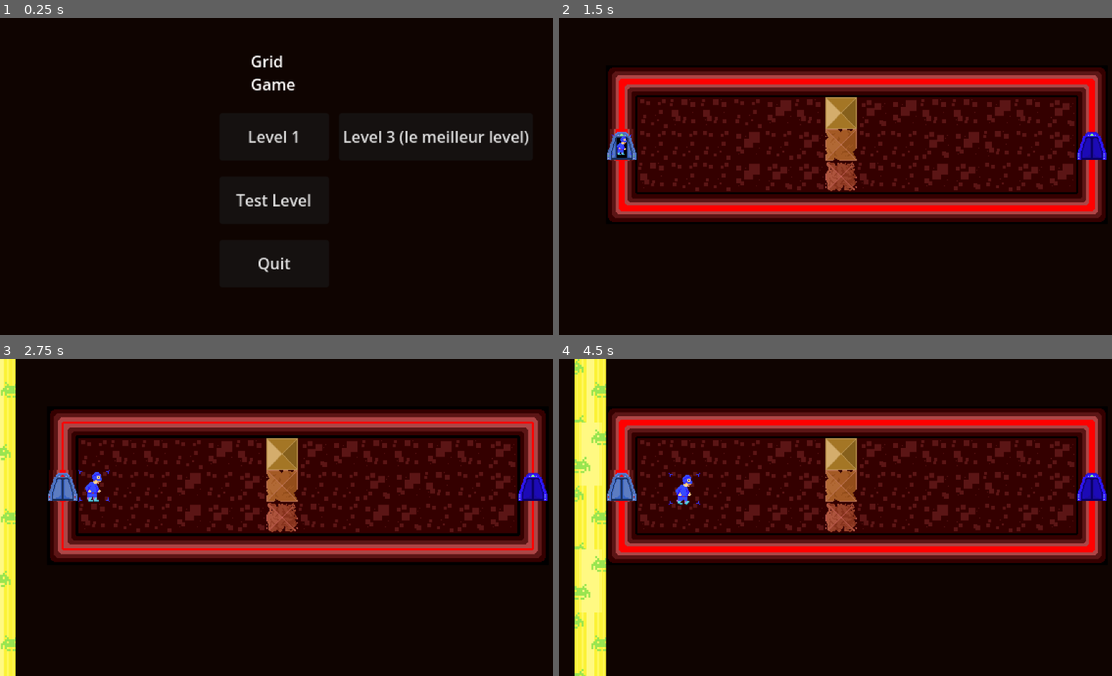
Above: before the commit, frames 1-4 (two rows, left to right).
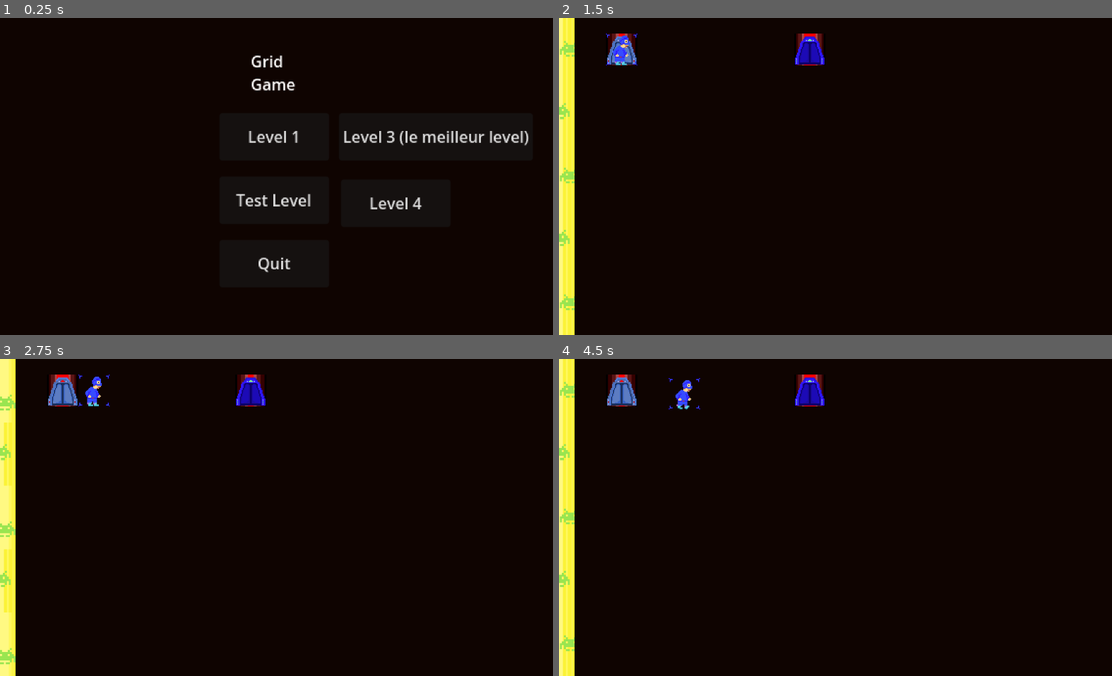
Above: after the commit, the same moments.

Repository: kwananak/GridGame
Game: Godot game, scene res://Scenes/Main.tscn
Same seed, same stepped clock (60 frames per second), same inputs: the game is played once before the commit and once after it.
Inputs (mouse positions are in pixels of both pictures, inside the frame that each line leads up to):
- Up to frame 1 (0.25 s): no input
- Up to frame 2 (1.5 s): click (957, 201) at 0.5 s, where only the run after the commit has a clickable "Level 4"; click (835, 135) at 1.25 s, where only the run before the commit has a clickable "Level 1"
- Up to frame 3 (2.75 s): tap Enter at 2 s; hold D (right) from 2.03 s (still down); tap Space at 2.27 s
- Up to frame 4 (4.5 s): release D (right) at 2.78 s; hold S (down) 2.78-3.53 s; tap Space at 3.02 s; hold D (right) 3.53-4.28 s; hold W (up) from 4.28 s (still down)

The runs differ from the first frame. In frame 1, 0.2% of the frame differs, in the area x 66-77%, y 56-61%; in frame 2, 46%; in frame 3, 43%; in frame 4, 52%, in the area x 0-100%, y 0-100%.

Commit message:
Level3 and 4
Testing to make level

Diff:
--- a/Scenes/Level3.tscn
+++ b/Scenes/Level3.tscn
@@ -1,13 +1,17 @@
-[gd_scene load_steps=9 format=3 uid="uid://buhrxtha4x4ha"]
+[gd_scene load_steps=13 format=3 uid="uid://buhrxtha4x4ha"]
 
 [ext_resource type="PackedScene" uid="uid://dhqr3k2csmslo" path="res://Scenes/Prefabs/level_manager.tscn" id="1_0oydm"]
 [ext_resource type="PackedScene" uid="uid://f6ans0klrpqi" path="res://Scenes/ui.tscn" id="2_gsm3g"]
 [ext_resource type="PackedScene" uid="uid://cucuq7j1dctnn" path="res://Scenes/Tiles/start_tile.tscn" id="3_f3vpw"]
+[ext_resource type="PackedScene" uid="uid://b0dhbkmn8vh3a" path="res://Scenes/Tiles/floor_tile.tscn" id="3_lg7ll"]
 [ext_resource type="PackedScene" uid="uid://cd0glhsrlf1wm" path="res://Scenes/Tiles/wall_tile.tscn" id="3_oajlt"]
 [ext_resource type="PackedScene" uid="uid://c63cfkhl1phmo" path="res://Scenes/Tiles/corner_wall_tile.tscn" id="4_i81rw"]
 [ext_resource type="PackedScene" uid="uid://cikyqgvo7hc8p" path="res://Scenes/Tiles/key_tile.tscn" id="4_vqewi"]
+[ext_resource type="PackedScene" uid="uid://b1a5i0fukoe5k" path="res://Scenes/Tiles/end_tile.tscn" id="4_ydh24"]
+[ext_resource type="PackedScene" uid="uid://c4u78iqhrfrx5" path="res://Scenes/Tiles/door_tile.tscn" id="5_31x2j"]
 [ext_resource type="PackedScene" uid="uid://cvjovpe2p6kot" path="res://Scenes/Prefabs/firewall.tscn" id="5_q6e16"]
 [ext_resource type="PackedScene" uid="uid://bjmgb6nib47p2" path="res://Scenes/Prefabs/player.tscn" id="6_dgy2p"]
+[ext_resource type="PackedScene" uid="uid://dqwkeaeqm4sj6" path="res://Scenes/Tiles/hardened_tile.tscn" id="9_ty7q2"]
 
 [node name="Level3" type="Node2D"]
 
@@ -21,14 +25,343 @@
 
 [node name="Floor" type="Node" parent="Environment"]
 
+[node name="FloorTile" parent="Environment/Floor" instance=ExtResource("3_lg7ll")]
+position = Vector2(128, 96)
+
+[node name="FloorTile2" parent="Environment/Floor" instance=ExtResource("3_lg7ll")]
+position = Vector2(160, 96)
+
+[node name="FloorTile3" parent="Environment/Floor" instance=ExtResource("3_lg7ll")]
+position = Vector2(192, 96)
+
+[node name="FloorTile4" parent="Environment/Floor" instance=ExtResource("3_lg7ll")]
+position = Vector2(256, 96)
+
+[node name="FloorTile5" parent="Environment/Floor" instance=ExtResource("3_lg7ll")]
+position = Vector2(224, 96)
+
+[node name="FloorTile6" parent="Environment/Floor" instance=ExtResource("3_lg7ll")]
+position = Vector2(128, 128)
+
+[node name="FloorTile7" parent="Environment/Floor" instance=ExtResource("3_lg7ll")]
+position = Vector2(160, 128)
+
+[node name="FloorTile8" parent="Environment/Floor" instance=ExtResource("3_lg7ll")]
+position = Vector2(192, 128)
+
+[node name="FloorTile9" parent="Environment/Floor" instance=ExtResource("3_lg7ll")]
+position = Vector2(256, 128)
+
+[node name="FloorTile10" parent="Environment/Floor" instance=ExtResource("3_lg7ll")]
+position = Vector2(224, 128)
+
+[node name="FloorTile11" parent="Environment/Floor" instance=ExtResource("3_lg7ll")]
+position = Vector2(128, 160)
+
+[node name="FloorTile12" parent="Environment/Floor" instance=ExtResource("3_lg7ll")]
+position = Vector2(160, 160)
+
+[node name="FloorTile13" parent="Environment/Floor" instance=ExtResource("3_lg7ll")]
+position = Vector2(192, 160)
+
+[node name="FloorTile14" parent="Environment/Floor" instance=ExtResource("3_lg7ll")]
+position = Vector2(256, 160)
+
+[node name="FloorTile15" parent="Environment/Floor" instance=ExtResource("3_lg7ll")]
+position = Vector2(224, 160)
+
+[node name="FloorTile16" parent="Environment/Floor" instance=ExtResource("3_lg7ll")]
+position = Vector2(128, 192)
+
+[node name="FloorTile17" parent="Environment/Floor" instance=ExtResource("3_lg7ll")]
+position = Vector2(160, 192)
+
+[node name="FloorTile18" parent="Environment/Floor" instance=ExtResource("3_lg7ll")]
+position = Vector2(192, 192)
+
+[node name="FloorTile19" parent="Environment/Floor" instance=ExtResource("3_lg7ll")]
+position = Vector2(256, 192)
+
+[node name="FloorTile20" parent="Environment/Floor" instance=ExtResource("3_lg7ll")]
+position = Vector2(224, 192)
+
+[node name="FloorTile21" parent="Environment/Floor" instance=ExtResource("3_lg7ll")]
+position = Vector2(128, 224)
+
+[node name="FloorTile22" parent="Environment/Floor" instance=ExtResource("3_lg7ll")]
+position = Vector2(160, 224)
+
+[node name="FloorTile23" parent="Environment/Floor" instance=ExtResource("3_lg7ll")]
+position = Vector2(192, 224)
+
+[node name="FloorTile24" parent="Environment/Floor" instance=ExtResource("3_lg7ll")]
+position = Vector2(256, 224)
+
+[node name="FloorTile25" parent="Environment/Floor" instance=ExtResource("3_lg7ll")]
+position = Vector2(224, 224)
+
+[node name="FloorTile26" parent="Environment/Floor" instance=ExtResource("3_lg7ll")]
+position = Vector2(288, 160)
+
+[node name="FloorTile27" parent="Environment/Floor" instance=ExtResource("3_lg7ll")]
+position = Vector2(320, 160)
+
+[node name="FloorTile28" parent="Environment/Floor" instance=ExtResource("3_lg7ll")]
+position = Vector2(352, 160)
+
+[node name="FloorTile29" parent="Environment/Floor" instance=ExtResource("3_lg7ll")]
+position = Vector2(416, 160)
+
+[node name="FloorTile30" parent="Environment/Floor" instance=ExtResource("3_lg7ll")]
+position = Vector2(384, 160)
+
+[node name="FloorTile31" parent="Environment/Floor" instance=ExtResource("3_lg7ll")]
+position = Vector2(448, 160)
+
+[node name="FloorTile32" parent="Environment/Floor" instance=ExtResource("3_lg7ll")]
+position = Vector2(480, 160)
+
+[node name="FloorTile33" parent="Environment/Floor" instance=ExtResource("3_lg7ll")]
+position = Vector2(512, 160)
+
+[node name="FloorTile34" parent="Environment/Floor" instance=ExtResource("3_lg7ll")]
+position = Vector2(512, 96)
+
+[node name="FloorTile35" parent="Environment/Floor" instance=ExtResource("3_lg7ll")]
+position = Vector2(512, 128)
+
+[node name="FloorTile40" parent="Environment/Floor" instance=ExtResource("3_lg7ll")]
+position = Vector2(512, 224)
+
+[node name="FloorTile41" parent="Environment/Floor" instance=ExtResource("3_lg7ll")]
+position = Vector2(512, 192)
+
+[node name="FloorTile42" parent="Environment/Floor" instance=ExtResource("3_lg7ll")]
+position = Vector2(512, 288)
+
+[node name="FloorTile43" parent="Environment/Floor" instance=ExtResource("3_lg7ll")]
+position = Vector2(512, 256)
+
+[node name="FloorTile44" parent="Environment/Floor" instance=ExtResource("3_lg7ll")]
+position = Vector2(544, 288)
+
+[node name="FloorTile45" parent="Environment/Floor" instance=ExtResource("3_lg7ll")]
+position = Vector2(544, 256)
+
+[node name="FloorTile46" parent="Environment/Floor" instance=ExtResource("3_lg7ll")]
+position = Vector2(576, 288)
+
+[node name="FloorTile47" parent="Environment/Floor" instance=ExtResource("3_lg7ll")]
+position = Vector2(576, 256)
+
+[node name="FloorTile48" parent="Environment/Floor" instance=ExtResource("3_lg7ll")]
+position = Vector2(608, 288)
+
+[node name="FloorTile49" parent="Environment/Floor" instance=ExtResource("3_lg7ll")]
+position = Vector2(608, 256)
+
+[node name="FloorTile50" parent="Environment/Floor" instance=ExtResource("3_lg7ll")]
+position = Vector2(640, 288)
+
+[node name="FloorTile51" parent="Environment/Floor" instance=ExtResource("3_lg7ll")]
+position = Vector2(640, 256)
+
+[node name="FloorTile52" parent="Environment/Floor" instance=ExtResource("3_lg7ll")]
+position = Vector2(672, 288)
+
+[node name="FloorTile53" parent="Environment/Floor" instance=ExtResource("3_lg7ll")]
+position = Vector2(672, 256)
+
+[node name="FloorTile54" parent="Environment/Floor" instance=ExtResource("3_lg7ll")]
+position = Vector2(704, 288)
+
+[node name="FloorTile55" parent="Environment/Floor" instance=ExtResource("3_lg7ll")]
+position = Vector2(704, 256)
+
+[node name="FloorTile56" parent="Environment/Floor" instance=ExtResource("3_lg7ll")]
+position = Vector2(736, 288)
+
+[node name="FloorTile57" parent="Environment/Floor" instance=ExtResource("3_lg7ll")]
+position = Vector2(736, 256)
+
+[node name="FloorTile58" parent="Environment/Floor" instance=ExtResource("3_lg7ll")]
+position = Vector2(768, 288)
+
+[node name="FloorTile59" parent="Environment/Floor" instance=ExtResource("3_lg7ll")]
+position = Vector2(768, 256)
+
+[node name="FloorTile60" parent="Environment/Floor" instance=ExtResource("3_lg7ll")]
+position = Vector2(736, 224)
+
+[node name="FloorTile61" parent="Environment/Floor" instance=ExtResource("3_lg7ll")]
+position = Vector2(736, 192)
+
+[node name="FloorTile62" parent="Environment/Floor" instance=ExtResource("3_lg7ll")]
+position = Vector2(768, 224)
+
+[node name="FloorTile63" parent="Environment/Floor" instance=ExtResource("3_lg7ll")]
+position = Vector2(768, 192)
+
+[node name="FloorTile64" parent="Environment/Floor" instance=ExtResource("3_lg7ll")]
+position = Vector2(736, 160)
+
+[node name="FloorTile65" parent="Environment/Floor" instance=ExtResource("3_lg7ll")]
+position = Vector2(736, 128)
+
+[node name="FloorTile66" parent="Environment/Floor" instance=ExtResource("3_lg7ll")]
+position = Vector2(768, 160)
+
+[node name="FloorTile67" parent="Environment/Floor" instance=ExtResource("3_lg7ll")]
+position = Vector2(768, 128)
+
+[node name="FloorTile68" parent="Environment/Floor" instance=ExtResource("3_lg7ll")]
+position = Vector2(736, 96)
+
+[node name="FloorTile69" parent="Environment/Floor" instance=ExtResource("3_lg7ll")]
+position = Vector2(768, 96)
+
+[node name="FloorTile70" parent="Environment/Floor" instance=ExtResource("3_lg7ll")]
+position = Vector2(800, 96)
+
+[node name="FloorTile36" parent="Environment/Floor" instance=ExtResource("3_lg7ll")]
+position = Vector2(512, 64)
+
+[node name="FloorTile37" parent="Environment/Floor" instance=ExtResource("3_lg7ll")]
+position = Vector2(512, 32)
+
+[node name="FloorTile38" parent="Environment/Floor" instance=ExtResource("3_lg7ll")]
+position = Vector2(544, 32)
+
+[node name="FloorTile39" parent="Environment/Floor" instance=ExtResource("3_lg7ll")]
+position = Vector2(576, 32)
+
 [node name="StartTile" parent="Environment/Floor" instance=ExtResource("3_f3vpw")]
-position = Vector2(128, 224)
+position = Vector2(96, 128)
+
+[node name="EndTile" parent="Environment/Floor" instance=ExtResource("4_ydh24")]
+position = Vector2(832, 96)
+
+[node name="DoorTile" parent="Environment/Floor" instance=ExtResource("5_31x2j")]
+position = Vector2(832, 96)
+keys_needed = 1
+key_type = "pink"
 
 [node name="Walls" type="Node" parent="Environment"]
+
+[node name="WallTile62" parent="Environment/Walls" instance=ExtResource("3_oajlt")]
+position = Vector2(128, 256)
+
+[node name="WallTile63" parent="Environment/Walls" instance=ExtResource("3_oajlt")]
+position = Vector2(160, 256)
+
+[node name="WallTile64" parent="Environment/Walls" instance=ExtResource("3_oajlt")]
+position = Vector2(192, 256)
+
+[node name="WallTile65" parent="Environment/Walls" instance=ExtResource("3_oajlt")]
+position = Vector2(224, 256)
+
+[node name="WallTile66" parent="Environment/Walls" instance=ExtResource("3_oajlt")]
+position = Vector2(256, 256)
 
 [node name="WallTile" parent="Environment/Walls" instance=ExtResource("3_oajlt")]
 position = Vector2(128, 64)
 
+[node name="WallTile7" parent="Environment/Walls" instance=ExtResource("3_oajlt")]
+position = Vector2(96, 96)
+rotation = 1.5708
+
+[node name="WallTile8" parent="Environment/Walls" instance=ExtResource("3_oajlt")]
+position = Vector2(96, 160)
+rotation = 1.5708
+
+[node name="WallTile9" parent="Environment/Walls" instance=ExtResource("3_oajlt")]
+position = Vector2(96, 192)
+rotation = 1.5708
+
+[node name="WallTile10" parent="Environment/Walls" instance=ExtResource("3_oajlt")]
+position = Vector2(96, 224)
+rotation = 1.5708
+
+[node name="WallTile22" parent="Environment/Walls" instance=ExtResource("3_oajlt")]
+position = Vector2(480, 224)
+rotation = 1.5708
+
+[node name="WallTile23" parent="Environment/Walls" instance=ExtResource("3_oajlt")]
+position = Vector2(480, 256)
+rotation = 1.5708
+
+[node name="WallTile24" parent="Environment/Walls" instance=ExtResource("3_oajlt")]
+position = Vector2(480, 288)
+rotation = 1.5708
+
+[node name="WallTile33" parent="Environment/Walls" instance=ExtResource("3_oajlt")]
+position = Vector2(800, 256)
+rotation = 1.5708
+
+[node name="WallTile34" parent="Environment/Walls" instance=ExtResource("3_oajlt")]
+position = Vector2(800, 288)
+rotation = 1.5708
+
+[node name="WallTile29" parent="Environment/Walls" instance=ExtResource("3_oajlt")]
+position = Vector2(544, 96)
+rotation = 1.5708
+
+[node name="WallTile30" parent="Environment/Walls" instance=ExtResource("3_oajlt")]
+position = Vector2(544, 128)
+rotation = 1.5708
+
+[node name="WallTile31" parent="Environment/Walls" instance=ExtResource("3_oajlt")]
+position = Vector2(544, 160)
+rotation = 1.5708
+
+[node name="WallTile32" parent="Environment/Walls" instance=ExtResource("3_oajlt")]
+position = Vector2(544, 192)
+rotation = 1.5708
+
+[node name="WallTile35" parent="Environment/Walls" instance=ExtResource("3_oajlt")]
+position = Vector2(704, 96)
+rotation = 1.5708
+
+[node name="WallTile36" parent="Environment/Walls" instance=ExtResource("3_oajlt")]
+position = Vector2(704, 128)
+rotation = 1.5708
+
+[node name="WallTile37" parent="Environment/Walls" instance=ExtResource("3_oajlt")]
+position = Vector2(704, 160)
+rotation = 1.5708
+
+[node name="WallTile38" parent="Environment/Walls" instance=ExtResource("3_oajlt")]
+position = Vector2(704, 192)
+rotation = 1.5708
+
+[node name="WallTile39" parent="Environment/Walls" instance=ExtResource("3_oajlt")]
+position = Vector2(800, 160)
+rotation = 1.5708
+
+[node name="WallTile40" parent="Environment/Walls" instance=ExtResource("3_oajlt")]
+position = Vector2(800, 192)
+rotation = 1.5708
+
+[node name="WallTile41" parent="Environment/Walls" instance=ExtResource("3_oajlt")]
+position = Vector2(800, 224)
+rotation = 1.5708
+
+[node name="WallTile25" parent="Environment/Walls" instance=ExtResource("3_oajlt")]
+position = Vector2(480, 32)
+rotation = 1.5708
+
+[node name="WallTile26" parent="Environment/Walls" instance=ExtResource("3_oajlt")]
+position = Vector2(480, 64)
+rotation = 1.5708
+
+[node name="WallTile27" parent="Environment/Walls" instance=ExtResource("3_oajlt")]
+position = Vector2(480, 96)
+rotation = 1.5708
+
+[node name="WallTile28" parent="Environment/Walls" instance=ExtResource("3_oajlt")]
+position = Vector2(608, 32)
+rotation = 1.5708
+
 [node name="WallTile2" parent="Environment/Walls" instance=ExtResource("3_oajlt")]
 position = Vector2(160, 64)
 
@@ -41,25 +374,217 @@
 [node name="WallTile5" parent="Environment/Walls" instance=ExtResource("3_oajlt")]
 position = Vector2(256, 64)
 
+[node name="WallTile53" parent="Environment/Walls" instance=ExtResource("3_oajlt")]
+position = Vector2(512, 320)
+
+[node name="WallTile54" parent="Environment/Walls" instance=ExtResource("3_oajlt")]
+position = Vector2(544, 320)
+
+[node name="WallTile55" parent="Environment/Walls" instance=ExtResource("3_oajlt")]
+position = Vector2(576, 320)
+
+[node name="WallTile56" parent="Environment/Walls" instance=ExtResource("3_oajlt")]
+position = Vector2(608, 320)
+
+[node name="WallTile57" parent="Environment/Walls" instance=ExtResource("3_oajlt")]
+position = Vector2(640, 320)
+
+[node name="WallTile58" parent="Environment/Walls" instance=ExtResource("3_oajlt")]
+position = Vector2(672, 320)
+
+[node name="WallTile59" parent="Environment/Walls" instance=ExtResource("3_oajlt")]
+position = Vector2(704, 320)
+
+[node name="WallTile60" parent="Environment/Walls" instance=ExtResource("3_oajlt")]
+position = Vector2(736, 320)
+
+[node name="WallTile61" parent="Environment/Walls" instance=ExtResource("3_oajlt")]
+position = Vector2(768, 320)
+
+[node name="WallTile12" parent="Environment/Walls" instance=ExtResource("3_oajlt")]
+position = Vector2(320, 192)
+
+[node name="WallTile13" parent="Environment/Walls" instance=ExtResource("3_oajlt")]
+position = Vector2(352, 192)
+
+[node name="WallTile14" parent="Environment/Walls" instance=ExtResource("3_oajlt")]
+position = Vector2(384, 192)
+
+[node name="WallTile15" parent="Environment/Walls" instance=ExtResource("3_oajlt")]
+position = Vector2(416, 192)
+
+[node name="WallTile16" parent="Environment/Walls" instance=ExtResource("3_oajlt")]
+position = Vector2(448, 192)
+
+[node name="WallTile42" parent="Environment/Walls" instance=ExtResource("3_oajlt")]
+position = Vector2(576, 224)
+
+[node name="WallTile43" parent="Environment/Walls" instance=ExtResource("3_oajlt")]
+position = Vector2(576, 64)
+
+[node name="WallTile44" parent="Environment/Walls" instance=ExtResource("3_oajlt")]
+position = Vector2(608, 224)
+
+[node name="WallTile45" parent="Environment/Walls" instance=ExtResource("3_oajlt")]
+position = Vector2(640, 224)
+
+[node name="WallTile46" parent="Environment/Walls" instance=ExtResource("3_oajlt")]
+position = Vector2(512, 0)
+
+[node name="WallTile47" parent="Environment/Walls" instance=ExtResource("3_oajlt")]
+position = Vector2(544, 0)
+
+[node name="WallTile48" parent="Environment/Walls" instance=ExtResource("3_oajlt")]
+position = Vector2(576, 0)
+
+[node name="WallTile49" parent="Environment/Walls" instance=ExtResource("3_oajlt")]
+position = Vector2(672, 224)
+
+[node name="WallTile50" parent="Environment/Walls" instance=ExtResource("3_oajlt")]
+position = Vector2(736, 64)
+
+[node name="WallTile51" parent="Environment/Walls" instance=ExtResource("3_oajlt")]
+position = Vector2(768, 64)
+
+[node name="WallTile52" parent="Environment/Walls" instance=ExtResource("3_oajlt")]
+position = Vector2(800, 64)
+
+[node name="WallTile17" parent="Environment/Walls" instance=ExtResource("3_oajlt")]
+position = Vector2(320, 128)
+
+[node name="WallTile18" parent="Environment/Walls" instance=ExtResource("3_oajlt")]
+position = Vector2(352, 128)
+
+[node name="WallTile19" parent="Environment/Walls" instance=ExtResource("3_oajlt")]
+position = Vector2(384, 128)
+
+[node name="WallTile20" parent="Environment/Walls" instance=ExtResource("3_oajlt")]
+position = Vector2(416, 128)
+
+[node name="WallTile21" parent="Environment/Walls" instance=ExtResource("3_oajlt")]
+position = Vector2(448, 128)
+
 [node name="WallTile6" parent="Environment/Walls" instance=ExtResource("3_oajlt")]
 position = Vector2(288, 96)
 rotation = 1.5708
 
+[node name="WallTile11" parent="Environment/Walls" instance=ExtResource("3_oajlt")]
+position = Vector2(288, 224)
+rotation = 1.5708
+
 [node name="CornerWallTile" parent="Environment/Walls" instance=ExtResource("4_i81rw")]
 position = Vector2(96, 64)
 
+[node name="CornerWallTile10" parent="Environment/Walls" instance=ExtResource("4_i81rw")]
+position = Vector2(704, 64)
+
+[node name="CornerWallTile11" parent="Environment/Walls" instance=ExtResource("4_i81rw")]
+position = Vector2(544, 64)
+
+[node name="CornerWallTile12" parent="Environment/Walls" instance=ExtResource("4_i81rw")]
+position = Vector2(480, 0)
+
+[node name="CornerWallTile13" parent="Environment/Walls" instance=ExtResource("4_i81rw")]
+position = Vector2(800, 128)
+
+[node name="CornerWallTile6" parent="Environment/Walls" instance=ExtResource("4_i81rw")]
+position = Vector2(288, 192)
+
+[node name="CornerWallTile3" parent="Environment/Walls" instance=ExtResource("4_i81rw")]
+position = Vector2(832, -64)
+rotation = 4.71239
+
+[node name="CornerWallTile19" parent="Environment/Walls" instance=ExtResource("4_i81rw")]
+position = Vector2(832, -64)
+rotation = 4.71239
+
+[node name="CornerWallTile20" parent="Environment/Walls" instance=ExtResource("4_i81rw")]
+position = Vector2(544, 224)
+rotation = 4.71239
+
+[node name="CornerWallTile21" parent="Environment/Walls" instance=ExtResource("4_i81rw")]
+position = Vector2(480, 320)
+rotation = 4.71239
+
+[node name="CornerWallTile18" parent="Environment/Walls" instance=ExtResource("4_i81rw")]
+position = Vector2(96, 256)
+rotation = 4.71239
+
+[node name="CornerWallTile5" parent="Environment/Walls" instance=ExtResource("4_i81rw")]
+position = Vector2(288, 128)
+rotation = 4.71239
+
+[node name="CornerWallTile4" parent="Environment/Walls" instance=ExtResource("4_i81rw")]
+position = Vector2(288, 256)
+rotation = 3.14159
+
+[node name="CornerWallTile14" parent="Environment/Walls" instance=ExtResource("4_i81rw")]
+position = Vector2(800, 320)
+rotation = 3.14159
+
+[node name="CornerWallTile22" parent="Environment/Walls" instance=ExtResource("4_i81rw")]
+position = Vector2(832, 128)
+rotation = 3.14159
+
+[node name="CornerWallTile15" parent="Environment/Walls" instance=ExtResource("4_i81rw")]
+position = Vector2(704, 224)
+rotation = 3.14159
+
+[node name="CornerWallTile16" parent="Environment/Walls" instance=ExtResource("4_i81rw")]
+position = Vector2(608, 64)
+rotation = 3.14159
+
+[node name="CornerWallTile17" parent="Environment/Walls" instance=ExtResource("4_i81rw")]
+position = Vector2(480, 128)
+rotation = 3.14159
+
 [node name="CornerWallTile2" parent="Environment/Walls" instance=ExtResource("4_i81rw")]
 position = Vector2(288, 64)
 rotation = 1.5708
 
+[node name="CornerWallTile7" parent="Environment/Walls" instance=ExtResource("4_i81rw")]
+position = Vector2(832, 64)
+rotation = 1.5708
+
+[node name="CornerWallTile8" parent="Environment/Walls" instance=ExtResource("4_i81rw")]
+position = Vector2(608, 0)
+rotation = 1.5708
+
+[node name="CornerWallTile9" parent="Environment/Walls" instance=ExtResource("4_i81rw")]
+position = Vector2(480, 192)
+rotation = 1.5708
+
 [node name="Trials" type="Node" parent="."]
 
 [node name="KeyTile" parent="Trials" instance=ExtResource("4_vqewi")]
-position = Vector2(192, 160)
-key_type = "red"
+position = Vector2(576, 32)
+key_type = "pink"
+
+[node name="HardenedTile" parent="Trials" instance=ExtResource("9_ty7q2")]
+position = Vector2(384, 160)
+strength = 1
+
+[node name="HardenedTile2" parent="Trials" instance=ExtResource("9_ty7q2")]
+position = Vector2(512, 96)
+strength = 1
+
+[node name="HardenedTile3" parent="Trials" instance=ExtResource("9_ty7q2")]
+position = Vector2(640, 288)
+strength = 1
+
+[node name="HardenedTile6" parent="Trials" instance=ExtResource("9_ty7q2")]
+position = Vector2(608, 288)
+strength = 1
+
+[node name="HardenedTile5" parent="Trials" instance=ExtResource("9_ty7q2")]
+position = Vector2(672, 288)
+strength = 1
+
+[node name="HardenedTile4" parent="Trials" instance=ExtResource("9_ty7q2")]
+position = Vector2(640, 256)
 
 [node name="Firewall" parent="." instance=ExtResource("5_q6e16")]
 
 [node name="Player" parent="." instance=ExtResource("6_dgy2p")]
 z_index = 1
-position = Vector2(128, 160)
+position = Vector2(64, 32)
--- /dev/null
+++ b/Scenes/Level4.tscn
@@ -0,0 +1,38 @@
+[gd_scene load_steps=8 format=3 uid="uid://btymka3cevlne"]
+
+[ext_resource type="PackedScene" uid="uid://dhqr3k2csmslo" path="res://Scenes/Prefabs/level_manager.tscn" id="1_o0n1a"]
+[ext_resource type="PackedScene" uid="uid://f6ans0klrpqi" path="res://Scenes/ui.tscn" id="2_w3ish"]
+[ext_resource type="PackedScene" uid="uid://cvjovpe2p6kot" path="res://Scenes/Prefabs/firewall.tscn" id="3_rg0ha"]
+[ext_resource type="PackedScene" uid="uid://bjmgb6nib47p2" path="res://Scenes/Prefabs/player.tscn" id="4_cye8u"]
+[ext_resource type="PackedScene" uid="uid://b1a5i0fukoe5k" path="res://Scenes/Tiles/end_tile.tscn" id="4_yo5bk"]
+[ext_resource type="PackedScene" uid="uid://c4u78iqhrfrx5" path="res://Scenes/Tiles/door_tile.tscn" id="5_fwrhp"]
+[ext_resource type="PackedScene" uid="uid://cucuq7j1dctnn" path="res://Scenes/Tiles/start_tile.tscn" id="5_t63h7"]
+
+[node name="Level4" type="Node2D"]
+
+[node name="LevelManager" parent="." instance=ExtResource("1_o0n1a")]
+
+[node name="UI" parent="." instance=ExtResource("2_w3ish")]
+
+[node name="Environment" type="Node" parent="."]
+
+[node name="Floor" type="Node" parent="Environment"]
+
+[node name="StartTile" parent="Environment/Floor" instance=ExtResource("5_t63h7")]
+position = Vector2(64, 32)
+
+[node name="EndTile" parent="Environment/Floor" instance=ExtResource("4_yo5bk")]
+position = Vector2(256, 32)
+
+[node name="DoorTile" parent="Environment/Floor" instance=ExtResource("5_fwrhp")]
+position = Vector2(256, 32)
+
+[node name="Walls" type="Node" parent="Environment"]
+
+[node name="Trials" type="Node" parent="."]
+
+[node name="Firewall" parent="." instance=ExtResource("3_rg0ha")]
+
+[node name="Player" parent="." instance=ExtResource("4_cye8u")]
+z_index = 1
+position = Vector2(64, 64)
--- a/Scenes/Main.tscn
+++ b/Scenes/Main.tscn
@@ -30,6 +30,14 @@
 offset_bottom = 144.0
 text = "Level 1"
 
+[node name="LevelTest1" type="Button" parent="Menu"]
+texture_filter = 1
+offset_left = 348.0
+offset_top = 163.0
+offset_right = 460.0
+offset_bottom = 211.0
+text = "Level 4"
+
 [node name="Level3Button" type="Button" parent="Menu"]
 texture_filter = 1
 offset_left = 346.0
@@ -57,6 +65,7 @@
 [node name="bubu" type="Node2D" parent="."]
 
 [connection signal="pressed" from="Menu/Level1Button" to="." method="call_level" binds= [1]]
+[connection signal="pressed" from="Menu/LevelTest1" to="." method="call_level" binds= [4]]
 [connection signal="pressed" from="Menu/Level3Button" to="." method="call_level" binds= [3]]
 [connection signal="pressed" from="Menu/TestLevelButton" to="." method="_on_test_level_button_pressed"]
 [connection signal="pressed" from="Menu/QuitButton" to="." method="call_quit"]
